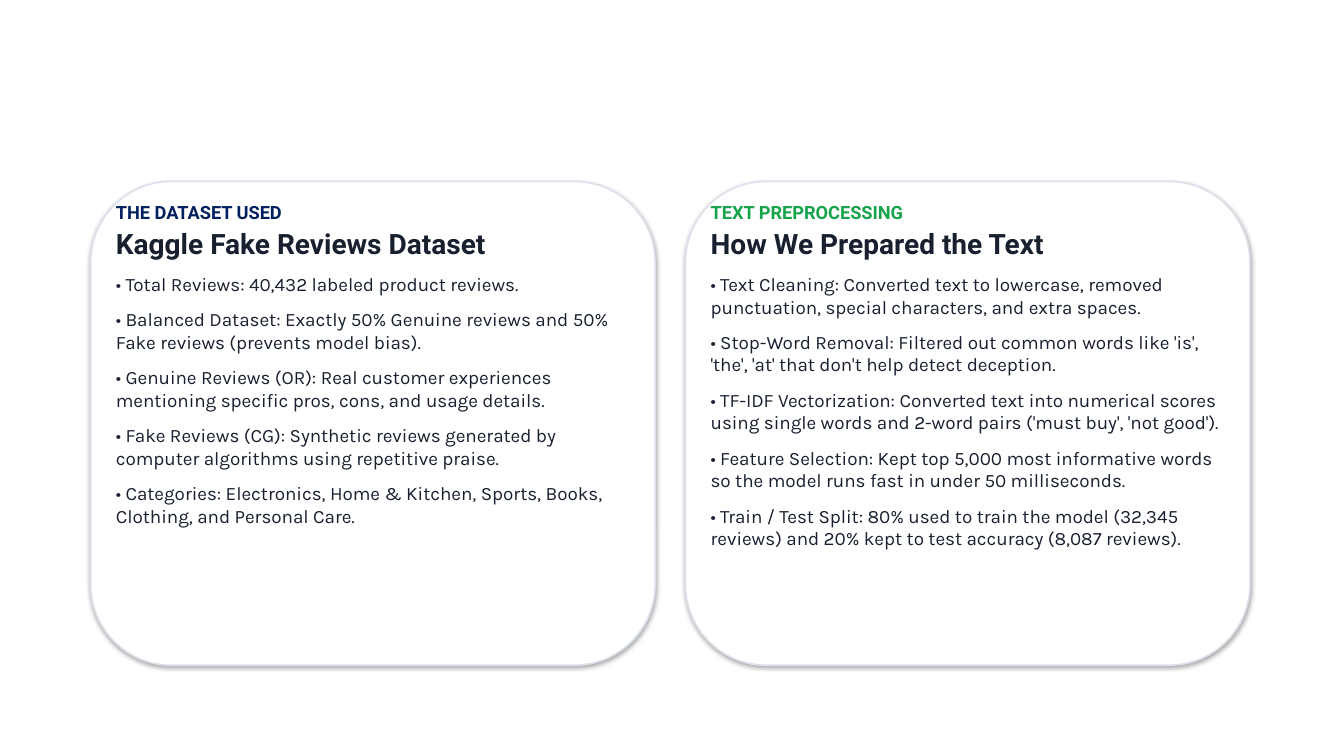
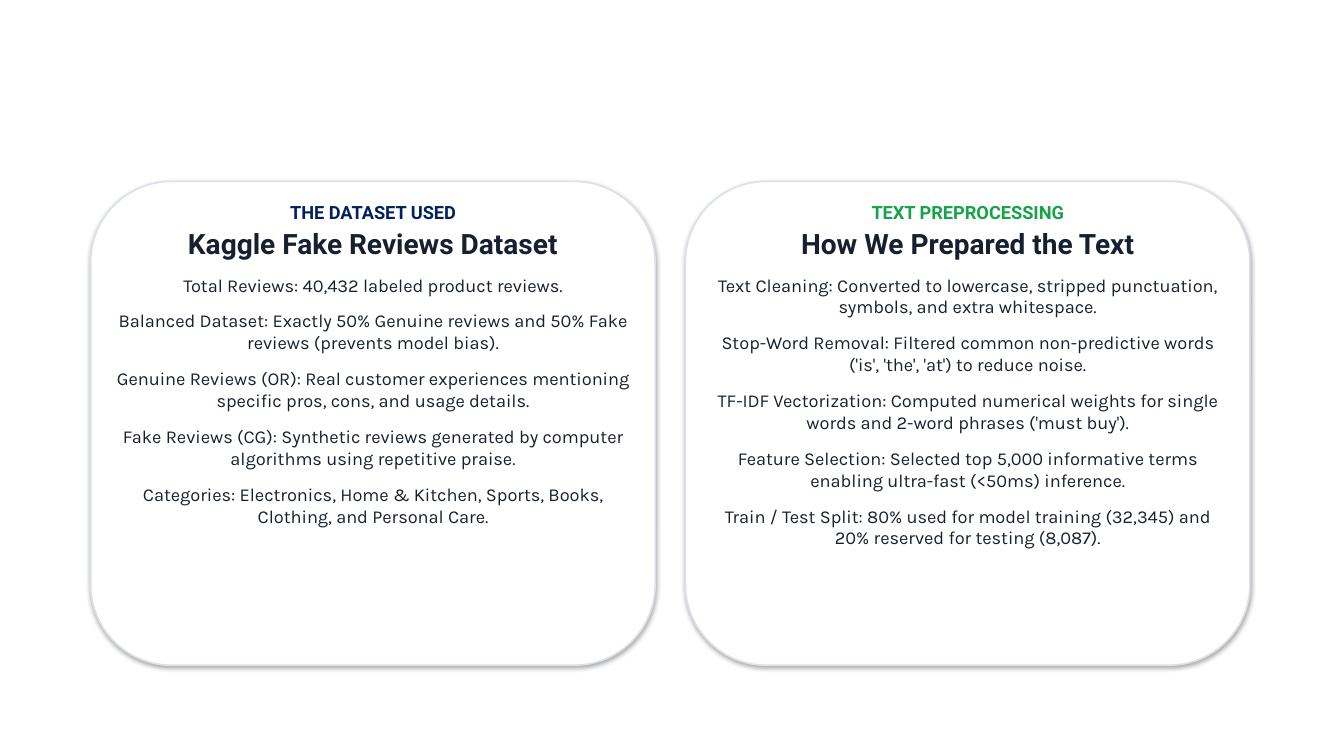
Before and after one commit to muskanpapdiwal/TrustCheck, a slide deck: slide 5 of TrustCheck_Midsem_Presentation.pptx. Drawn at 1344x756 pixels with LibreOffice and Linux fonts; fonts in the diff are those of the drawing; background and template pictures are left out. Boxes give left, top, right and bottom in pixels: in the first picture for what was removed or moved away, otherwise in the second. Text is boxed around its words. In the diff, an @@ line names an element or a change of style, - is before the commit and + after.

```diff
--- a/TrustCheck_Midsem_Presentation.pptx
+++ b/TrustCheck_Midsem_Presentation.pptx
@@ text at (x1=188, y1=206, x2=558, y2=260): alignment left to centre @@
@@ text at (x1=801, y1=206, x2=1134, y2=260): alignment left to centre @@
@@ text at (x1=117, y1=279, x2=629, y2=528): text changed; size 13.5 to 13 pt @@
-• Total Reviews: 40,432 labeled product reviews.
-• Balanced Dataset: Exactly 50% Genuine reviews and 50% Fake reviews (prevents model bias).
-• Genuine Reviews (OR): Real customer experiences mentioning specific pros, cons, and usage details.
-• Fake Reviews (CG): Synthetic reviews generated by computer algorithms using repetitive praise.
-• Categories: Electronics, Home & Kitchen, Sports, Books, Clothing, and Personal Care.
+Total Reviews: 40,432 labeled product reviews.
+Balanced Dataset: Exactly 50% Genuine reviews and 50% Fake reviews (prevents model bias).
+Genuine Reviews (OR): Real customer experiences mentioning specific pros, cons, and usage details.
+Fake Reviews (CG): Synthetic reviews generated by computer algorithms using repetitive praise.
+Categories: Electronics, Home & Kitchen, Sports, Books, Clothing, and Personal Care.
@@ text at (x1=718, y1=279, x2=1218, y2=549): text changed; size 13.5 to 13 pt @@
-• Text Cleaning: Converted text to lowercase, removed punctuation, special characters, and extra spaces.
-• Stop-Word Removal: Filtered out common words like 'is', 'the', 'at' that don't help detect deception.
-• TF-IDF Vectorization: Converted text into numerical scores using single words and 2-word pairs ('must buy', 'not good').
-• Feature Selection: Kept top 5,000 most informative words so the model runs fast in under 50 milliseconds.
-• Train / Test Split: 80% used to train the model (32,345 reviews) and 20% kept to test accuracy (8,087 reviews).
+Text Cleaning: Converted to lowercase, stripped punctuation, symbols, and extra whitespace.
+Stop-Word Removal: Filtered common non-predictive words ('is', 'the', 'at') to reduce noise.
+TF-IDF Vectorization: Computed numerical weights for single words and 2-word phrases ('must buy').
+Feature Selection: Selected top 5,000 informative terms enabling ultra-fast (<50ms) inference.
+Train / Test Split: 80% used for model training (32,345) and 20% reserved for testing (8,087).
```
Also in this commit, not shown: 6 other slides changed, 2 other files.
